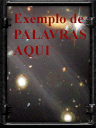
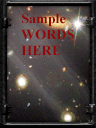
Layer changes from the first (96, 128) image to the second:
hid group "PT-BR" (3 layers) over <box>13,13,87,58</box>
renamed "Texto" to "Text", moved it into group "Editable" over <box>13,13,87,58</box>
showed group "Recriation" (2 layers) over <box>21,13,74,55</box>
